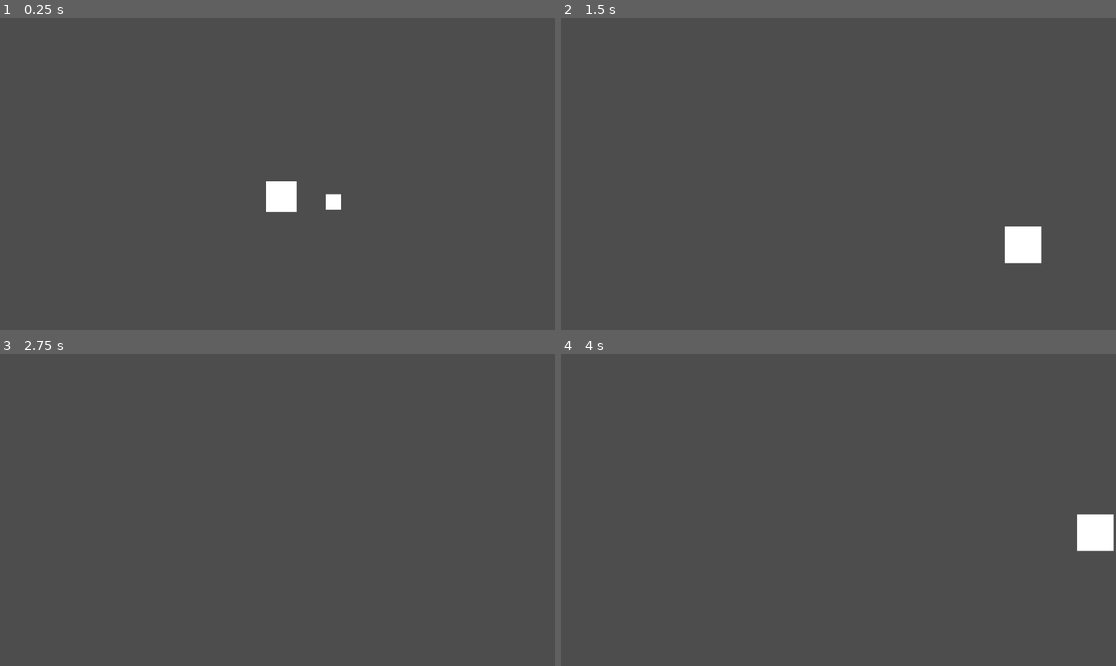
Above: before the commit, frames 1-4 (two rows, left to right).
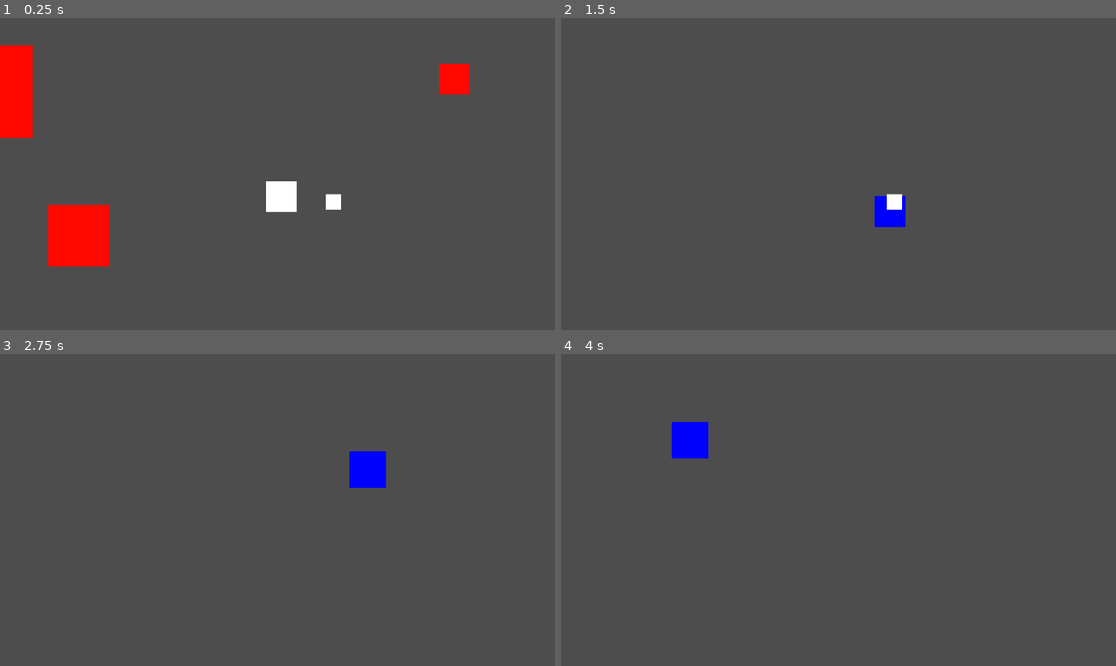
Above: after the commit, the same moments.

Repository: TheCursedMerchant/qdm_gameJam2024
Game: Godot game, scene res://test.tscn
The game is run twice, just before and just after one commit, with the same random seed, the same clock (stepped at 60 frames per second) and the same inputs.
Inputs (mouse positions are in pixels of both pictures, inside the frame that each line leads up to):
- Up to frame 1 (0.25 s): no input
- Up to frame 2 (1.5 s): move the mouse to (960, 158) at 0.52 s; hold Right (ui_right) 0.53-1.28 s; click (960, 158) at 0.6 s; move the mouse to (727, 189) at 1.27 s; hold Down (ui_down) from 1.28 s (still down); click (727, 189) at 1.35 s
- Up to frame 3 (2.75 s): move the mouse to (333, 441) at 2.02 s; release Down (ui_down) at 2.03 s; hold Right (ui_right) from 2.03 s (still down); click (333, 441) at 2.1 s
- Up to frame 4 (4 s): move the mouse to (810, 572) at 2.77 s; release Right (ui_right) at 2.78 s; hold Up (ui_up) 2.78-3.53 s; click (810, 572) at 2.85 s; move the mouse to (1005, 556) at 3.52 s; hold Left (ui_left) from 3.53 s (still down); click (1005, 556) at 3.6 s

The runs differ from the first frame. In frame 1, 4.5% of the frame differs, in the area x 0-85%, y 8-80%; in frame 2, 1.4%; in frame 3, 0.8%; in frame 4, 1.6%.

Commit message:
added food and food that moves

Diff:
--- /dev/null
+++ b/gamejam2024/fish.gd
@@ -0,0 +1,13 @@
+extends "res://scripts/food/food.gd"
+
+@export_category("movement")
+@export var speed : float = 20.0
+@export var direction := Vector2.RIGHT
+@export var size_scale := Vector2(1, 1)
+
+func _ready() -> void:
+	sprite.scale = size_scale
+	collisionShape.scale = size_scale
+
+func _physics_process(delta: float) -> void:
+	global_position += direction * speed
--- a/gamejam2024/project.godot
+++ b/gamejam2024/project.godot
@@ -50,8 +50,17 @@
 , Object(InputEventKey,"resource_local_to_scene":false,"resource_name":"","device":-1,"window_id":0,"alt_pressed":false …(183 unchanged characters)…
 ]
 }
+ui_reset={
+"deadzone": 0.5,
+"events": [Object(InputEventKey,"resource_local_to_scene":false,"resource_name":"","device":-1,"window_id":0,"alt_pressed":false,"shift_pressed":false,"ctrl_pressed":false,"meta_pressed":false,"pressed":false,"keycode":0,"physical_keycode":82,"key_label":0,"unicode":114,"location":0,"echo":false,"script":null)
+]
+}
+left_click={
+"deadzone": 0.5,
+"events": [Object(InputEventMouseButton,"resource_local_to_scene":false,"resource_name":"","device":-1,"window_id":0,"alt_pressed":false,"shift_pressed":false,"ctrl_pressed":false,"meta_pressed":false,"button_mask":0,"position":Vector2(0, 0),"global_position":Vector2(0, 0),"factor":1.0,"button_index":1,"canceled":false,"pressed":false,"double_click":false,"script":null)
+]
+}
 
 [rendering]
 
 2d/snap/snap_2d_transforms_to_pixel=true
-2d/snap/snap_2d_vertices_to_pixel=true
--- /dev/null
+++ b/gamejam2024/scenes/fish.tscn
@@ -0,0 +1,19 @@
+[gd_scene load_steps=4 format=3 uid="uid://dgc72cgked75s"]
+
+[ext_resource type="Script" path="res://fish.gd" id="1_ltvon"]
+[ext_resource type="Texture2D" uid="uid://6lk1qapvqi1j" path="res://assets/art/spr_square.png" id="2_hbg42"]
+
+[sub_resource type="RectangleShape2D" id="RectangleShape2D_vqos1"]
+size = Vector2(64, 64)
+
+[node name="Fish" type="Area2D"]
+modulate = Color(1, 0.0333334, 0, 1)
+script = ExtResource("1_ltvon")
+
+[node name="Sprite2D" type="Sprite2D" parent="."]
+texture = ExtResource("2_hbg42")
+
+[node name="CollisionShape2D" type="CollisionShape2D" parent="."]
+shape = SubResource("RectangleShape2D_vqos1")
+
+[connection signal="body_entered" from="." to="." method="_on_body_entered"]
--- a/gamejam2024/scripts/food/food.gd
+++ b/gamejam2024/scripts/food/food.gd
@@ -5,6 +5,7 @@
 @export var growth_value = 0.2
 
 @onready var sprite = $Sprite2D
+@onready var collisionShape = $CollisionShape2D
 
 # Compare Player size to Food size and determine
 # if food is eaten or player is eaten
--- /dev/null
+++ b/gamejam2024/scripts/game.gd
@@ -0,0 +1,8 @@
+extends Node2D
+
+func _process(delta) -> void :
+	if(Input.is_action_just_pressed("ui_cancel")) :
+		get_tree().quit(0)
+
+	if(Input.is_action_just_pressed("ui_reset")) :
+		get_tree().reload_current_scene()
--- a/gamejam2024/scripts/player/player.gd
+++ b/gamejam2024/scripts/player/player.gd
@@ -4,6 +4,7 @@
 @export_category("Movement")
 @export var SPEED = 500.0
 @export var size = 1
+@export var dash_speed = 2750.0
 
 @onready var sprite : Sprite2D = $Sprite2D
 @onready var collisionShape : CollisionShape2D = $CollisionShape2D
@@ -11,16 +12,21 @@
 func _physics_process(delta: float) -> void:
 	var h_direction := Input.get_axis("ui_left", "ui_right")
 	var v_direction := Input.get_axis("ui_up", "ui_down")
+	var dash_direction := global_position.direction_to(get_global_mouse_position())
+
+	if(Input.is_action_just_pressed("left_click")) :
+		print("Dash direction is : ", dash_direction)
+		velocity += (dash_direction * dash_speed).round()
 
 	if h_direction:
 		velocity.x = h_direction * SPEED
 	else:
-		velocity.x = move_toward(velocity.x, 0, SPEED)
+		velocity.x = move_toward(velocity.x, 0, SPEED / 5)
 
 	if v_direction:
 		velocity.y = v_direction * SPEED
 	else:
-		velocity.y = move_toward(velocity.x, 0, SPEED)
+		velocity.y = move_toward(velocity.y, 0, SPEED / 5)
 
 	move_and_slide()
 
@@ -30,4 +36,5 @@
 	collisionShape.scale += growthVector
 
 func die() :
+	sprite.modulate = Color(0, 0, 254, 1)
 	print("Player Died!")
--- a/gamejam2024/test.tscn
+++ b/gamejam2024/test.tscn
@@ -1,12 +1,31 @@
-[gd_scene load_steps=3 format=3 uid="uid://b8p7jqgs2jukf"]
+[gd_scene load_steps=5 format=3 uid="uid://b8p7jqgs2jukf"]
 
+[ext_resource type="Script" path="res://scripts/game.gd" id="1_3yksk"]
 [ext_resource type="PackedScene" uid="uid://bjo41ejls2sqx" path="res://scenes/player.tscn" id="1_okob1"]
 [ext_resource type="PackedScene" uid="uid://d33qco2a014ry" path="res://scenes/food.tscn" id="2_vbv54"]
+[ext_resource type="PackedScene" uid="uid://dgc72cgked75s" path="res://scenes/fish.tscn" id="4_d8enf"]
 
-[node name="Test" type="Node2D"]
+[node name="Game" type="Node2D"]
+script = ExtResource("1_3yksk")
 
 [node name="Player" parent="." instance=ExtResource("1_okob1")]
 position = Vector2(584, 371)
 
 [node name="Food" parent="." instance=ExtResource("2_vbv54")]
 position = Vector2(692, 382)
+
+[node name="Fish" parent="." instance=ExtResource("4_d8enf")]
+position = Vector2(-136, 452)
+size_scale = Vector2(2, 2)
+
+[node name="Fish2" parent="." instance=ExtResource("4_d8enf")]
+position = Vector2(1537, 421)
+direction = Vector2(-1, 0)
+
+[node name="Fish3" parent="." instance=ExtResource("4_d8enf")]
+position = Vector2(1243, 127)
+direction = Vector2(-1, 0)
+
+[node name="Fish4" parent="." instance=ExtResource("4_d8enf")]
+position = Vector2(-328, 153)
+size_scale = Vector2(3, 3)
